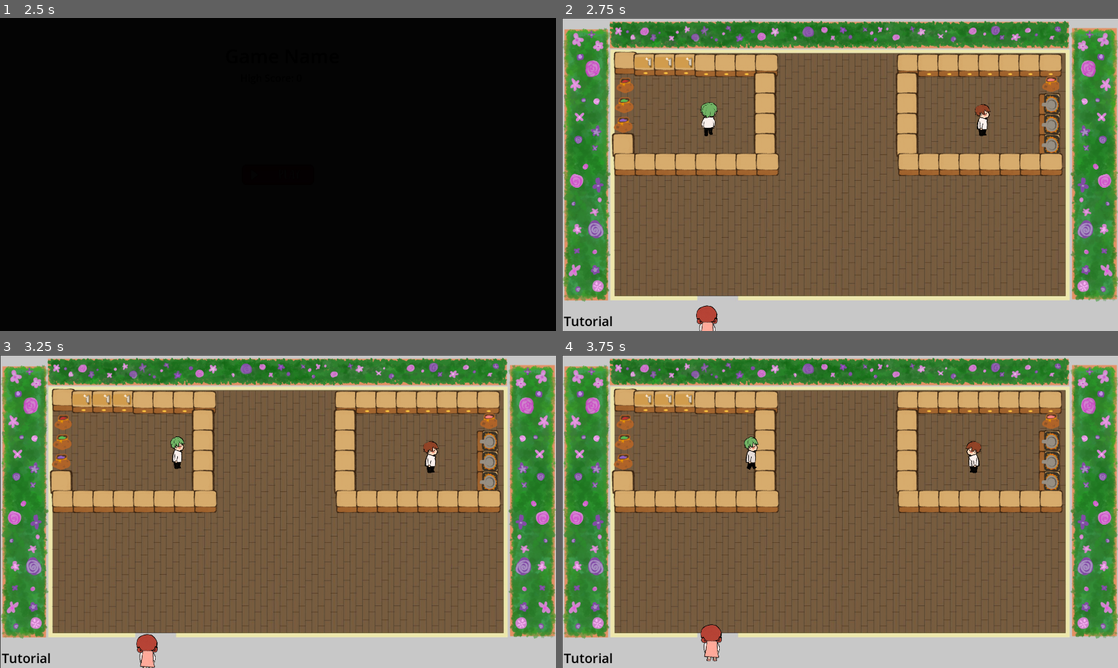
Above: before the commit, frames 1-4 (two rows, left to right).
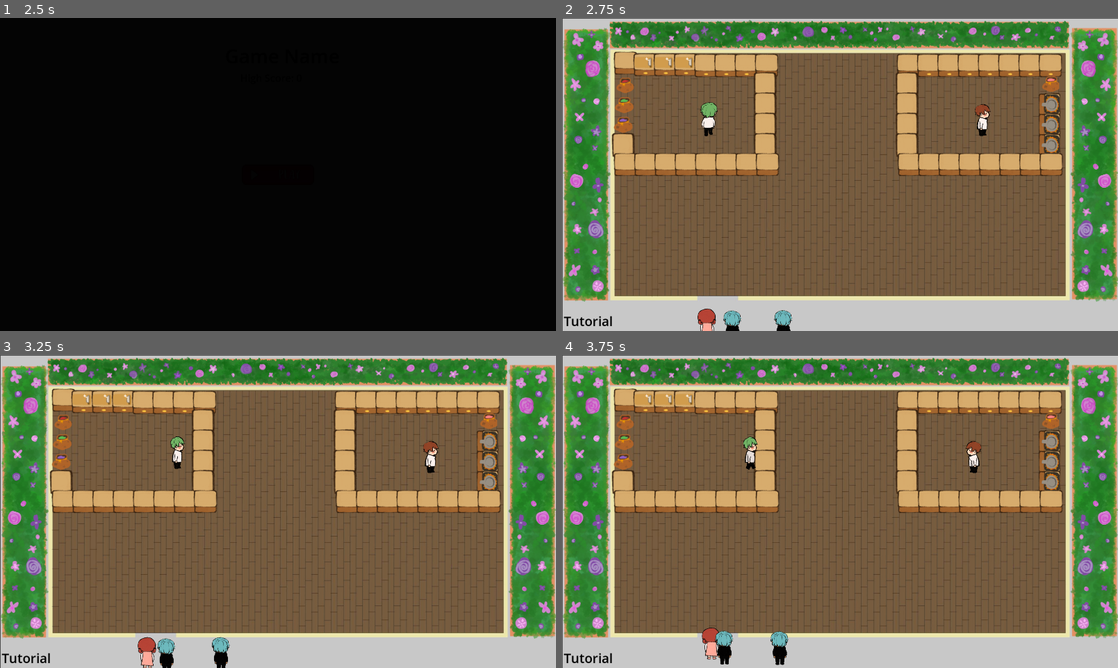
Above: after the commit, the same moments.

Repository: k1404635/Summer-Game-2024
Game: Godot game, scene res://Scenes/main_menu.tscn
Same seed, same stepped clock (60 frames per second), same inputs: the game is played once before the commit and once after it.
Inputs (mouse positions are in pixels of both pictures, inside the frame that each line leads up to):
- Up to frame 1 (2.5 s): click (278, 174) at 0.5 s; click (278, 174) at 1.25 s; tap Enter at 2 s; hold D (MoveRight) from 2.03 s (still down); hold E (Switch Characters) from 2.03 s (still down); tap W (MoveUp) at 2.27 s
- Up to frame 2 (2.75 s): keep holding D (MoveRight); keep holding E (Switch Characters)
- Up to frame 3 (3.25 s): keep holding D (MoveRight); release E (Switch Characters) at 2.78 s; tap E (Switch Characters) at 2.85 s; tap W (MoveUp) at 3.02 s
- Up to frame 4 (3.75 s): release D (MoveRight) at 3.53 s; hold A (MoveLeft) from 3.53 s (still down); hold E (Switch Characters) from 3.53 s (still down)

Frame 1 is identical in both runs. In frame 2, 0.5% of the frame differs, in the area x 24-42%, y 91-100%; in frame 3, 0.6%; in frame 4, 0.8%, in the area x 24-41%, y 26-100%.

Commit message:
collisions refixed

Diff:
--- a/Scenes/main.tscn
+++ b/Scenes/main.tscn
@@ -1,10 +1,12 @@
-[gd_scene load_steps=23 format=3 uid="uid://big526h2iki81"]
+[gd_scene load_steps=25 format=3 uid="uid://big526h2iki81"]
 
 [ext_resource type="PackedScene" uid="uid://b80oxjmy8lgn6" path="res://Scenes/meat_player.tscn" id="1_m5qir"]
-[ext_resource type="PackedScene" uid="uid://duq70a0h3k6jg" path="res://veg_player.tscn" id="2_efkfk"]
+[ext_resource type="PackedScene" uid="uid://duq70a0h3k6jg" path="res://Scenes/veg_player.tscn" id="2_efkfk"]
 [ext_resource type="Script" path="res://Scripts/PowerUpTimer.gd" id="4_a5wk3"]
 [ext_resource type="Script" path="res://Scripts/PowerUpMenu.gd" id="6_664k3"]
 [ext_resource type="PackedScene" uid="uid://cjum8kqqtym2i" path="res://Scenes/npc1_going_in_path_1.tscn" id="9_j8dnx"]
+[ext_resource type="PackedScene" uid="uid://bw6fbqchaioo4" path="res://Scenes/npc_2_going_in_1.tscn" id="10_yrnxi"]
+[ext_resource type="PackedScene" uid="uid://dxgt275bl3byk" path="res://Scenes/npc_2_going_in_2.tscn" id="11_m2c7k"]
 [ext_resource type="AudioStream" uid="uid://5jtbe4ww7vdf" path="res://Audio/Gameplay Track.mp3" id="17_2cbpq"]
 [ext_resource type="PackedScene" uid="uid://rub2cbpyxjqa" path="res://Scenes/GUI.tscn" id="18_46r3v"]
 [ext_resource type="Texture2D" uid="uid://d4m5625jiuboh" path="res://background.png" id="28_5i8s2"]
@@ -130,6 +132,17 @@
 [node name="MeatPlayer" parent="." instance=ExtResource("1_m5qir")]
 
 [node name="VegPlayer" parent="." instance=ExtResource("2_efkfk")]
+
+[node name="VegStaticBody2D" type="StaticBody2D" parent="."]
+
+[node name="VegCollision" type="CollisionPolygon2D" parent="VegStaticBody2D"]
+polygon = PackedVector2Array(250, 197, 665, 201, 666, 468, 247, 468, 185, 541, 742, 540, 745, 469, 730, 469, 734, 189, 742, 189, 745, 128, 180, 118, 181, 540, 248, 467)
+
+[node name="MeatStaticBody2D" type="StaticBody2D" parent="."]
+position = Vector2(976, -4)
+
+[node name="MeatCollision" type="CollisionPolygon2D" parent="MeatStaticBody2D"]
+polygon = PackedVector2Array(251, 204, 256, 472, 674, 469, 674, 204, 747, 134, 750, 545, 184, 544, 184, 132, 746, 132, 674, 204)
 
 [node name="UILayer" type="CanvasLayer" parent="."]
 visible = false
@@ -211,171 +224,168 @@
 visible = false
 polygon = PackedVector2Array(1, 972, 1, 1079, 1921, 1081, 1922, 972, 609, 974, 609, 959, 1920, 958, 1972, 1107, 245, 1101, -23, 1097, -21, 960)
 
-[node name="VegStaticBody2D" type="StaticBody2D" parent="."]
-visible = false
-
-[node name="VegChop1" type="CollisionShape2D" parent="VegStaticBody2D"]
+[node name="VegArea2D" type="Area2D" parent="."]
+
+[node name="VegChop1" type="CollisionShape2D" parent="VegArea2D"]
 position = Vector2(285.5, 160.5)
 shape = SubResource("RectangleShape2D_x1dai")
 
-[node name="VegChop2" type="CollisionShape2D" parent="VegStaticBody2D"]
+[node name="VegChop2" type="CollisionShape2D" parent="VegArea2D"]
 position = Vector2(356.25, 160.5)
 shape = SubResource("RectangleShape2D_fthwn")
 
-[node name="VegChop3" type="CollisionShape2D" parent="VegStaticBody2D"]
+[node name="VegChop3" type="CollisionShape2D" parent="VegArea2D"]
 position = Vector2(425.75, 161)
 shape = SubResource("RectangleShape2D_jvjuf")
 
-[node name="counter1" type="CollisionShape2D" parent="VegStaticBody2D"]
+[node name="counter1" type="CollisionShape2D" parent="VegArea2D"]
 position = Vector2(495, 163)
 shape = SubResource("RectangleShape2D_jvjuf")
 
-[node name="counter2" type="CollisionShape2D" parent="VegStaticBody2D"]
+[node name="counter2" type="CollisionShape2D" parent="VegArea2D"]
 position = Vector2(564, 162)
 shape = SubResource("RectangleShape2D_jvjuf")
 
-[node name="counter3" type="CollisionShape2D" parent="VegStaticBody2D"]
+[node name="counter3" type="CollisionShape2D" parent="VegArea2D"]
 position = Vector2(634, 164.75)
 shape = SubResource("RectangleShape2D_jvjuf")
 
-[node name="counter4" type="CollisionShape2D" parent="VegStaticBody2D"]
+[node name="counter4" type="CollisionShape2D" parent="VegArea2D"]
 position = Vector2(212.75, 434.5)
 shape = SubResource("RectangleShape2D_cy6pj")
 
-[node name="table1" type="CollisionShape2D" parent="VegStaticBody2D"]
+[node name="table1" type="CollisionShape2D" parent="VegArea2D"]
 position = Vector2(702.5, 224.5)
 shape = SubResource("RectangleShape2D_e17g2")
 
-[node name="table2" type="CollisionShape2D" parent="VegStaticBody2D"]
+[node name="table2" type="CollisionShape2D" parent="VegArea2D"]
 position = Vector2(701, 295)
 shape = SubResource("RectangleShape2D_e17g2")
 
-[node name="table3" type="CollisionShape2D" parent="VegStaticBody2D"]
+[node name="table3" type="CollisionShape2D" parent="VegArea2D"]
 position = Vector2(703, 366)
 shape = SubResource("RectangleShape2D_e17g2")
 
-[node name="table4" type="CollisionShape2D" parent="VegStaticBody2D"]
+[node name="table4" type="CollisionShape2D" parent="VegArea2D"]
 position = Vector2(703, 435)
 shape = SubResource("RectangleShape2D_e17g2")
 
-[node name="table5" type="CollisionShape2D" parent="VegStaticBody2D"]
+[node name="table5" type="CollisionShape2D" parent="VegArea2D"]
 position = Vector2(637, 505.5)
 shape = SubResource("RectangleShape2D_rbr7j")
 
-[node name="table6" type="CollisionShape2D" parent="VegStaticBody2D"]
+[node name="table6" type="CollisionShape2D" parent="VegArea2D"]
 position = Vector2(567, 506)
 shape = SubResource("RectangleShape2D_rbr7j")
 
-[node name="table7" type="CollisionShape2D" parent="VegStaticBody2D"]
+[node name="table7" type="CollisionShape2D" parent="VegArea2D"]
 position = Vector2(497, 506)
 shape = SubResource("RectangleShape2D_rbr7j")
 
-[node name="table8" type="CollisionShape2D" parent="VegStaticBody2D"]
+[node name="table8" type="CollisionShape2D" parent="VegArea2D"]
 position = Vector2(427, 507)
 shape = SubResource("RectangleShape2D_rbr7j")
 
-[node name="table9" type="CollisionShape2D" parent="VegStaticBody2D"]
+[node name="table9" type="CollisionShape2D" parent="VegArea2D"]
 position = Vector2(357, 507)
 shape = SubResource("RectangleShape2D_rbr7j")
 
-[node name="table10" type="CollisionShape2D" parent="VegStaticBody2D"]
+[node name="table10" type="CollisionShape2D" parent="VegArea2D"]
 position = Vector2(288, 507)
 shape = SubResource("RectangleShape2D_rbr7j")
 
-[node name="TomatoSack" type="CollisionShape2D" parent="VegStaticBody2D"]
+[node name="TomatoSack" type="CollisionShape2D" parent="VegArea2D"]
 position = Vector2(216.5, 229.5)
 shape = SubResource("RectangleShape2D_bkolx")
 
-[node name="CabbageSack" type="CollisionShape2D" parent="VegStaticBody2D"]
+[node name="CabbageSack" type="CollisionShape2D" parent="VegArea2D"]
 position = Vector2(217, 300)
 shape = SubResource("RectangleShape2D_bkolx")
 
-[node name="EggplantSack" type="CollisionShape2D" parent="VegStaticBody2D"]
+[node name="EggplantSack" type="CollisionShape2D" parent="VegArea2D"]
 position = Vector2(215.25, 366.75)
 shape = SubResource("RectangleShape2D_xkuvy")
 
-[node name="MeatStaticBody2D" type="StaticBody2D" parent="."]
-visible = false
-position = Vector2(976, -4)
-
-[node name="counter1" type="CollisionShape2D" parent="MeatStaticBody2D"]
-position = Vector2(290, 167)
-shape = SubResource("RectangleShape2D_jvjuf")
-
-[node name="counter2" type="CollisionShape2D" parent="MeatStaticBody2D"]
-position = Vector2(360, 167)
-shape = SubResource("RectangleShape2D_jvjuf")
-
-[node name="counter3" type="CollisionShape2D" parent="MeatStaticBody2D"]
-position = Vector2(430, 166)
-shape = SubResource("RectangleShape2D_jvjuf")
-
-[node name="counter4" type="CollisionShape2D" parent="MeatStaticBody2D"]
-position = Vector2(499, 168)
-shape = SubResource("RectangleShape2D_jvjuf")
-
-[node name="counter5" type="CollisionShape2D" parent="MeatStaticBody2D"]
-position = Vector2(570, 169)
-shape = SubResource("RectangleShape2D_jvjuf")
-
-[node name="counter6" type="CollisionShape2D" parent="MeatStaticBody2D"]
-position = Vector2(641, 169)
-shape = SubResource("RectangleShape2D_jvjuf")
-
-[node name="table1" type="CollisionShape2D" parent="MeatStaticBody2D"]
-position = Vector2(214, 230)
-shape = SubResource("RectangleShape2D_e17g2")
-
-[node name="table2" type="CollisionShape2D" parent="MeatStaticBody2D"]
-position = Vector2(214, 299)
-shape = SubResource("RectangleShape2D_e17g2")
-
-[node name="table3" type="CollisionShape2D" parent="MeatStaticBody2D"]
-position = Vector2(217, 369)
-shape = SubResource("RectangleShape2D_e17g2")
-
-[node name="table4" type="CollisionShape2D" parent="MeatStaticBody2D"]
-position = Vector2(217, 436)
-shape = SubResource("RectangleShape2D_e17g2")
-
-[node name="table5" type="CollisionShape2D" parent="MeatStaticBody2D"]
-position = Vector2(641, 508)
-shape = SubResource("RectangleShape2D_rbr7j")
-
-[node name="table6" type="CollisionShape2D" parent="MeatStaticBody2D"]
-position = Vector2(571, 506)
-shape = SubResource("RectangleShape2D_rbr7j")
-
-[node name="table7" type="CollisionShape2D" parent="MeatStaticBody2D"]
-position = Vector2(500, 506)
-shape = SubResource("RectangleShape2D_rbr7j")
-
-[node name="table8" type="CollisionShape2D" parent="MeatStaticBody2D"]
-position = Vector2(431, 507)
-shape = SubResource("RectangleShape2D_rbr7j")
-
-[node name="table9" type="CollisionShape2D" parent="MeatStaticBody2D"]
-position = Vector2(360, 507)
-shape = SubResource("RectangleShape2D_rbr7j")
-
-[node name="table10" type="CollisionShape2D" parent="MeatStaticBody2D"]
-position = Vector2(288, 507)
-shape = SubResource("RectangleShape2D_rbr7j")
-
-[node name="MeatSack" type="CollisionShape2D" parent="MeatStaticBody2D"]
-position = Vector2(710, 235)
+[node name="MeatArea2D" type="Area2D" parent="."]
+
+[node name="counter1" type="CollisionShape2D" parent="MeatArea2D"]
+position = Vector2(1266, 163)
+shape = SubResource("RectangleShape2D_jvjuf")
+
+[node name="counter2" type="CollisionShape2D" parent="MeatArea2D"]
+position = Vector2(1336, 163)
+shape = SubResource("RectangleShape2D_jvjuf")
+
+[node name="counter3" type="CollisionShape2D" parent="MeatArea2D"]
+position = Vector2(1406, 162)
+shape = SubResource("RectangleShape2D_jvjuf")
+
+[node name="counter4" type="CollisionShape2D" parent="MeatArea2D"]
+position = Vector2(1475, 164)
+shape = SubResource("RectangleShape2D_jvjuf")
+
+[node name="counter5" type="CollisionShape2D" parent="MeatArea2D"]
+position = Vector2(1546, 165)
+shape = SubResource("RectangleShape2D_jvjuf")
+
+[node name="counter6" type="CollisionShape2D" parent="MeatArea2D"]
+position = Vector2(1617, 165)
+shape = SubResource("RectangleShape2D_jvjuf")
+
+[node name="table1" type="CollisionShape2D" parent="MeatArea2D"]
+position = Vector2(1190, 226)
+shape = SubResource("RectangleShape2D_e17g2")
+
+[node name="table2" type="CollisionShape2D" parent="MeatArea2D"]
+position = Vector2(1190, 295)
+shape = SubResource("RectangleShape2D_e17g2")
+
+[node name="table3" type="CollisionShape2D" parent="MeatArea2D"]
+position = Vector2(1193, 365)
+shape = SubResource("RectangleShape2D_e17g2")
+
+[node name="table4" type="CollisionShape2D" parent="MeatArea2D"]
+position = Vector2(1193, 432)
+shape = SubResource("RectangleShape2D_e17g2")
+
+[node name="table5" type="CollisionShape2D" parent="MeatArea2D"]
+position = Vector2(1617, 504)
+shape = SubResource("RectangleShape2D_rbr7j")
+
+[node name="table6" type="CollisionShape2D" parent="MeatArea2D"]
+position = Vector2(1547, 502)
+shape = SubResource("RectangleShape2D_rbr7j")
+
+[node name="table7" type="CollisionShape2D" parent="MeatArea2D"]
+position = Vector2(1476, 502)
+shape = SubResource("RectangleShape2D_rbr7j")
+
+[node name="table8" type="CollisionShape2D" parent="MeatArea2D"]
+position = Vector2(1407, 503)
+shape = SubResource("RectangleShape2D_rbr7j")
+
+[node name="table9" type="CollisionShape2D" parent="MeatArea2D"]
+position = Vector2(1336, 503)
+shape = SubResource("RectangleShape2D_rbr7j")
+
+[node name="table10" type="CollisionShape2D" parent="MeatArea2D"]
+position = Vector2(1264, 503)
+shape = SubResource("RectangleShape2D_rbr7j")
+
+[node name="MeatSack" type="CollisionShape2D" parent="MeatArea2D"]
+position = Vector2(1686, 231)
 shape = SubResource("RectangleShape2D_101jn")
 
-[node name="Stove1" type="CollisionShape2D" parent="MeatStaticBody2D"]
-position = Vector2(708.25, 301.25)
+[node name="Stove1" type="CollisionShape2D" parent="MeatArea2D"]
+position = Vector2(1684.25, 297.25)
 shape = SubResource("RectangleShape2D_7kr0h")
 
-[node name="Stove2" type="CollisionShape2D" parent="MeatStaticBody2D"]
-position = Vector2(709, 371)
+[node name="Stove2" type="CollisionShape2D" parent="MeatArea2D"]
+position = Vector2(1685, 367)
 shape = SubResource("RectangleShape2D_7kr0h")
 
-[node name="Stove3" type="CollisionShape2D" parent="MeatStaticBody2D"]
-position = Vector2(710, 440)
+[node name="Stove3" type="CollisionShape2D" parent="MeatArea2D"]
+position = Vector2(1686, 436)
 shape = SubResource("RectangleShape2D_7kr0h")
 
 [node name="Label" type="Label" parent="."]
@@ -388,10 +398,15 @@
 theme_override_font_sizes/font_size = 45
 text = "Tutorial"
 
+[node name="NPC1_going_in_1" parent="." instance=ExtResource("9_j8dnx")]
+
+[node name="NPC2_going_in_1" parent="." instance=ExtResource("10_yrnxi")]
+z_index = 3
+
+[node name="NPC2_going_in_2" parent="." instance=ExtResource("11_m2c7k")]
+
 [node name="TileMap" type="TileMap" parent="."]
 position = Vector2(950, 475)
-tile_set = SubResource("TileSet_uhoth")
+tile_set = SubResource("TileSet_26pp8")
 format = 2
 layer_0/tile_data = PackedInt32Array(-262154, 6094851, 8, -262153, 6094851, 8, -262151, 4063235, 9, -262150, 4063235, 9 …(875 unchanged characters)…
-
-[node name="Path2D" parent="." instance=ExtResource("9_j8dnx")]
--- a/Scenes/npc1_going_in_path_1.tscn
+++ b/Scenes/npc1_going_in_path_1.tscn
@@ -69,7 +69,7 @@
 "speed": 5.0
 }]
 
-[node name="Path2D" type="Path2D"]
+[node name="NPC1_going_in_1" type="Path2D"]
 curve = SubResource("Curve2D_b4jal")
 
 [node name="PathFollow2D" type="PathFollow2D" parent="."]
@@ -81,7 +81,7 @@
 
 [node name="AnimatedSprite2D" type="AnimatedSprite2D" parent="PathFollow2D"]
 z_index = 2
-scale = Vector2(0.095, 0.095)
+scale = Vector2(0.082, 0.082)
 sprite_frames = SubResource("SpriteFrames_rmyyt")
 animation = &"NPC1Back"
 frame_progress = 0.536807
--- /dev/null
+++ b/Scenes/npc_2_going_in_1.tscn
@@ -0,0 +1,101 @@
+[gd_scene load_steps=13 format=3 uid="uid://bw6fbqchaioo4"]
+
+[ext_resource type="Script" path="res://Scripts/npc2_going_in_path.gd" id="1_hlyse"]
+[ext_resource type="Texture2D" uid="uid://c3ni5e6ew2ekq" path="res://Icons/NPCs/NPC2Back.png" id="2_lr5pp"]
+[ext_resource type="Texture2D" uid="uid://bysp4fld4vllu" path="res://Icons/NPCs/NPC2Back2.png" id="2_rcf8h"]
+[ext_resource type="Texture2D" uid="uid://ebwqvlwv4o04" path="res://Icons/NPCs/NPC2Front.png" id="3_jsjj3"]
+[ext_resource type="Texture2D" uid="uid://bkj5j1xtf36lp" path="res://Icons/NPCs/NPC2Back1.png" id="3_pifhd"]
+[ext_resource type="Texture2D" uid="uid://b8d4puwpith0m" path="res://Icons/NPCs/NPC2Back3.png" id="4_cn872"]
+[ext_resource type="Texture2D" uid="uid://d4m5625jiuboh" path="res://background.png" id="4_cq2xh"]
+[ext_resource type="Texture2D" uid="uid://vhpah5fttha3" path="res://Icons/NPCs/NPC2Front3.png" id="6_w8oog"]
+[ext_resource type="Texture2D" uid="uid://6lit5y6qusj8" path="res://Icons/NPCs/NPC2Front2.png" id="7_03ytt"]
+[ext_resource type="Texture2D" uid="uid://dkkmn3o1n2r4b" path="res://Icons/NPCs/NPC2Front1.png" id="8_0i4a0"]
+
+[sub_resource type="Curve2D" id="Curve2D_lkhpm"]
+_data = {
+"points": PackedVector2Array(0, 0, 0, 0, 593, 1080, 0, 0, 0, 0, 528, 960, 0, 0, 0, 0, 479, 860, 0, 0, 0, 0, 323, 717, 0, 0, 0, 0, 286, 638, 0, 0, 0, 0, 288, 567)
+}
+point_count = 6
+
+[sub_resource type="SpriteFrames" id="SpriteFrames_xs1m7"]
+animations = [{
+"frames": [{
+"duration": 1.0,
+"texture": ExtResource("2_rcf8h")
+}, {
+"duration": 1.0,
+"texture": ExtResource("3_pifhd")
+}, {
+"duration": 1.0,
+"texture": ExtResource("4_cn872")
+}, {
+"duration": 1.0,
+"texture": ExtResource("3_pifhd")
+}],
+"loop": true,
+"name": &"NPC2Back",
+"speed": 5.0
+}, {
+"frames": [{
+"duration": 1.0,
+"texture": ExtResource("2_lr5pp")
+}],
+"loop": true,
+"name": &"NPC2BackStill",
+"speed": 5.0
+}, {
+"frames": [{
+"duration": 1.0,
+"texture": ExtResource("6_w8oog")
+}, {
+"duration": 1.0,
+"texture": ExtResource("7_03ytt")
+}, {
+"duration": 1.0,
+"texture": ExtResource("8_0i4a0")
+}, {
+"duration": 1.0,
+"texture": ExtResource("7_03ytt")
+}],
+"loop": true,
+"name": &"NPC2Front",
+"speed": 5.0
+}, {
+"frames": [{
+"duration": 1.0,
+"texture": ExtResource("3_jsjj3")
+}],
+"loop": true,
+"name": &"NPC2FrontStill",
+"speed": 5.0
+}]
+
+[node name="NPC2_going_in_1" type="Path2D"]
+curve = SubResource("Curve2D_lkhpm")
+
+[node name="PathFollow2D" type="PathFollow2D" parent="."]
+position = Vector2(593, 1080)
+rotates = false
+cubic_interp = false
+loop = false
+script = ExtResource("1_hlyse")
+
+[node name="AnimatedSprite2D" type="AnimatedSprite2D" parent="PathFollow2D"]
+z_index = 1
+scale = Vector2(0.095, 0.095)
+sprite_frames = SubResource("SpriteFrames_xs1m7")
+animation = &"NPC2Front"
+frame_progress = 0.499037
+
+[node name="Background" type="TextureRect" parent="."]
+visible = false
+anchors_preset = 15
+anchor_right = 1.0
+anchor_bottom = 1.0
+offset_left = 2.0
+offset_top = 2.0
+offset_right = 1922.0
+offset_bottom = 1082.0
+grow_horizontal = 2
+grow_vertical = 2
+texture = ExtResource("4_cq2xh")
--- /dev/null
+++ b/Scenes/npc_2_going_in_2.tscn
@@ -0,0 +1,100 @@
+[gd_scene load_steps=13 format=3 uid="uid://dxgt275bl3byk"]
+
+[ext_resource type="Script" path="res://Scripts/npc2_going_in_path.gd" id="1_0kjd8"]
+[ext_resource type="Texture2D" uid="uid://bysp4fld4vllu" path="res://Icons/NPCs/NPC2Back2.png" id="2_bo8cp"]
+[ext_resource type="Texture2D" uid="uid://bkj5j1xtf36lp" path="res://Icons/NPCs/NPC2Back1.png" id="3_mo6ox"]
+[ext_resource type="Texture2D" uid="uid://b8d4puwpith0m" path="res://Icons/NPCs/NPC2Back3.png" id="4_sdsxl"]
+[ext_resource type="Texture2D" uid="uid://c3ni5e6ew2ekq" path="res://Icons/NPCs/NPC2Back.png" id="5_evsgv"]
+[ext_resource type="Texture2D" uid="uid://vhpah5fttha3" path="res://Icons/NPCs/NPC2Front3.png" id="6_a0q5r"]
+[ext_resource type="Texture2D" uid="uid://6lit5y6qusj8" path="res://Icons/NPCs/NPC2Front2.png" id="7_4l0ys"]
+[ext_resource type="Texture2D" uid="uid://dkkmn3o1n2r4b" path="res://Icons/NPCs/NPC2Front1.png" id="8_10mar"]
+[ext_resource type="Texture2D" uid="uid://ebwqvlwv4o04" path="res://Icons/NPCs/NPC2Front.png" id="9_3c70e"]
+[ext_resource type="Texture2D" uid="uid://d4m5625jiuboh" path="res://background.png" id="10_xwann"]
+
+[sub_resource type="Curve2D" id="Curve2D_mxwaf"]
+_data = {
+"points": PackedVector2Array(0, 0, 0, 0, 765, 1080, 0, 0, 0, 0, 761, 1021, 0, 0, 0, 0, 672, 1020, 0, 0, 0, 0, 566, 1016, 0, 0, 0, 0, 523, 948, 0, 0, 0, 0, 472, 842, 0, 0, 0, 0, 404, 699, 0, 0, 0, 0, 355, 610, 0, 0, 0, 0, 360, 569)
+}
+point_count = 9
+
+[sub_resource type="SpriteFrames" id="SpriteFrames_ljnjt"]
+animations = [{
+"frames": [{
+"duration": 1.0,
+"texture": ExtResource("2_bo8cp")
+}, {
+"duration": 1.0,
+"texture": ExtResource("3_mo6ox")
+}, {
+"duration": 1.0,
+"texture": ExtResource("4_sdsxl")
+}, {
+"duration": 1.0,
+"texture": ExtResource("3_mo6ox")
+}],
+"loop": true,
+"name": &"NPC2Back",
+"speed": 5.0
+}, {
+"frames": [{
+"duration": 1.0,
+"texture": ExtResource("5_evsgv")
+}],
+"loop": true,
+"name": &"NPC2BackStill",
+"speed": 5.0
+}, {
+"frames": [{
+"duration": 1.0,
+"texture": ExtResource("6_a0q5r")
+}, {
+"duration": 1.0,
+"texture": ExtResource("7_4l0ys")
+}, {
+"duration": 1.0,
+"texture": ExtResource("8_10mar")
+}, {
+"duration": 1.0,
+"texture": ExtResource("7_4l0ys")
+}],
+"loop": true,
+"name": &"NPC2Front",
+"speed": 5.0
+}, {
+"frames": [{
+"duration": 1.0,
+"texture": ExtResource("9_3c70e")
+}],
+"loop": true,
+"name": &"NPC2FrontStill",
+"speed": 5.0
+}]
+
+[node name="NPC2_going_in_2" type="Path2D"]
+curve = SubResource("Curve2D_mxwaf")
+
+[node name="PathFollow2D" type="PathFollow2D" parent="."]
+position = Vector2(765, 1080)
+rotates = false
+cubic_interp = false
+loop = false
+script = ExtResource("1_0kjd8")
+
+[node name="AnimatedSprite2D" type="AnimatedSprite2D" parent="PathFollow2D"]
+z_index = 1
+scale = Vector2(0.095, 0.095)
+sprite_frames = SubResource("SpriteFrames_ljnjt")
+animation = &"NPC2Front"
+
+[node name="Background" type="TextureRect" parent="."]
+visible = false
+anchors_preset = 15
+anchor_right = 1.0
+anchor_bottom = 1.0
+offset_left = 2.0
+offset_top = 2.0
+offset_right = 1922.0
+offset_bottom = 1082.0
+grow_horizontal = 2
+grow_vertical = 2
+texture = ExtResource("10_xwann")
--- /dev/null
+++ b/Scripts/npc2_going_in_path.gd
@@ -0,0 +1,10 @@
+extends PathFollow2D
+
+@export var moveSpeed = 60
+
+# Called every frame. 'delta' is the elapsed time since the previous frame.
+func _process(delta):
+	set_progress(get_progress() + moveSpeed * delta)
+	$AnimatedSprite2D.play("NPC2Back")
+	if (get_progress_ratio() == 1):
+		$AnimatedSprite2D.play("NPC2BackStill")
Not shown: 1 places in Scenes/main.tscn that only renumber resources
Renamed: veg_player.tscn -> Scenes/veg_player.tscn
